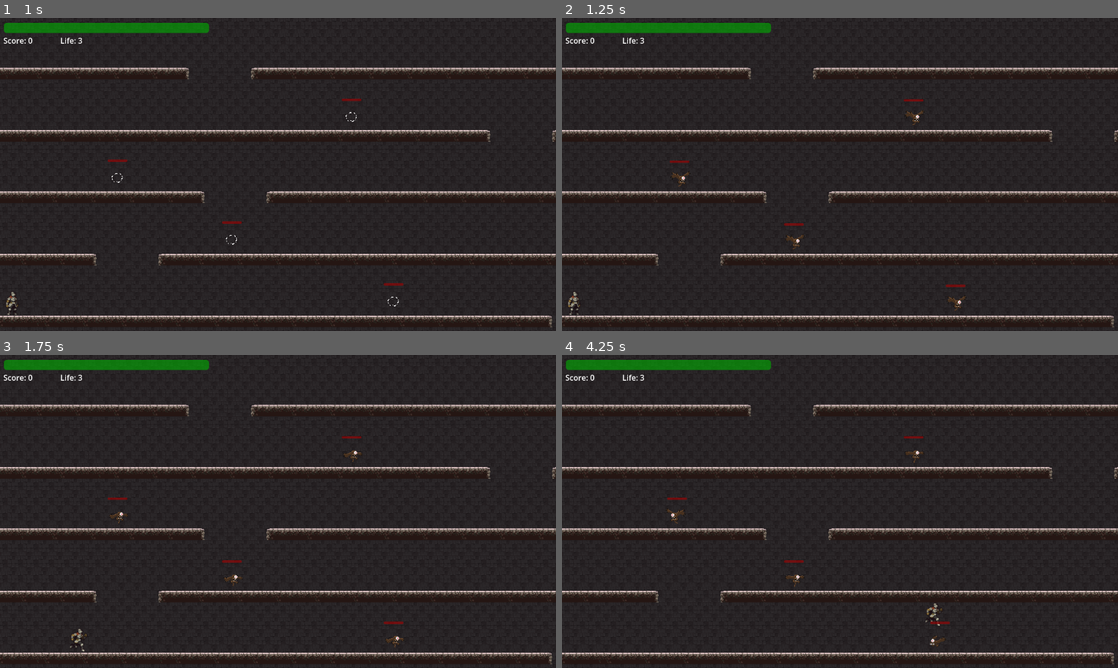
Above: before the commit, frames 1-4 (two rows, left to right).
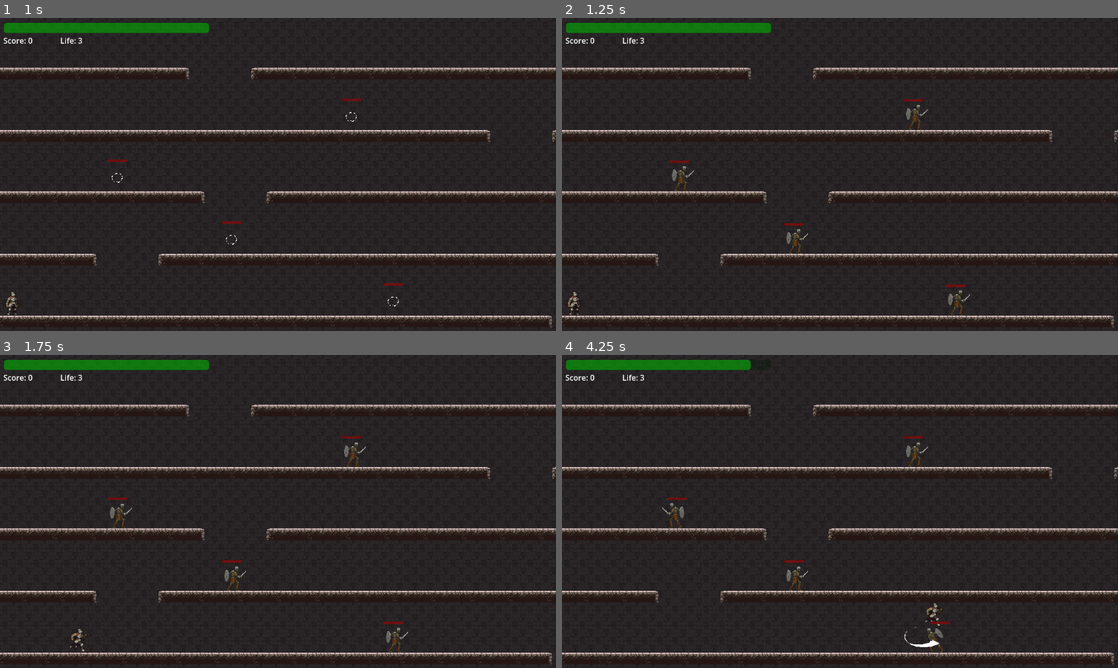
Above: after the commit, the same moments.

Repository: pengpa0012/godot-2d-jump-platformer
Game: Godot game, scene res://scene/start_screen.tscn
Two runs of this game, one before a commit and one after it. Both use one fixed random seed, a clock stepped at 60 frames per second and the inputs below.
Inputs:
- Up to frame 1 (1 s): click "Start Game" at 0.5 s
- Up to frame 2 (1.25 s): no input
- Up to frame 3 (1.75 s): tap Enter (ui_accept) at 1.25, 1.52 s; hold Right (ui_right) from 1.28 s (still down); tap K (attack) at 1.35 s
- Up to frame 4 (4.25 s): tap Ctrl (crouch) at 2.1 s; tap Enter (ui_accept) at 2.27, 3.77 s; release Right (ui_right) at 2.78 s; hold Left (ui_left) 2.78-3.53 s; hold L (roll) 2.78-3.53 s; hold Right (ui_right) from 3.53 s (still down); tap E (shield) at 3.6 s

Frame 1 is identical in both runs. In frame 2, 0.4% of the frame differs, in the area x 19-74%, y 27-95%; in frame 3, 0.4%; in frame 4, 0.6%, in the area x 18-69%, y 1-95%.

Commit message:
adjust player attack collision

Diff:
--- a/scene/enemy_bat.tscn
+++ b/scene/enemy_bat.tscn
@@ -287,6 +287,5 @@
 sprite_frames = SubResource("SpriteFrames_dp7vj")
 animation = &"Attack"
 frame = 7
-frame_progress = 1.0
 
 [connection signal="animation_finished" from="." to="." method="_on_animation_finished"]
--- a/scene/enemy_goblin.tscn
+++ b/scene/enemy_goblin.tscn
@@ -258,7 +258,8 @@
 [node name="AnimatedSprite2D" type="AnimatedSprite2D"]
 use_parent_material = true
 sprite_frames = SubResource("SpriteFrames_dp7vj")
-animation = &"Walk"
-frame_progress = 0.812918
+animation = &"Attack"
+frame = 7
+frame_progress = 1.0
 
 [connection signal="animation_finished" from="." to="." method="_on_animation_finished"]
--- a/scene/enemy_mushroom.tscn
+++ b/scene/enemy_mushroom.tscn
@@ -255,5 +255,6 @@
 use_parent_material = true
 sprite_frames = SubResource("SpriteFrames_dp7vj")
 animation = &"Attack"
+frame = 7
 
 [connection signal="animation_finished" from="." to="." method="_on_animation_finished"]
--- a/scene/enemy_skeleton.tscn
+++ b/scene/enemy_skeleton.tscn
@@ -230,7 +230,6 @@
 [node name="AnimatedSprite2D" type="AnimatedSprite2D"]
 use_parent_material = true
 sprite_frames = SubResource("SpriteFrames_dp7vj")
-animation = &"Walk"
-frame_progress = 0.412776
+animation = &"Attack"
 
 [connection signal="animation_finished" from="." to="." method="_on_animation_finished"]
--- a/scene/player.tscn
+++ b/scene/player.tscn
@@ -597,7 +597,8 @@
 position = Vector2(0, -23)
 scale = Vector2(1.2875, 1.2875)
 sprite_frames = SubResource("SpriteFrames_qkt30")
-animation = &"Hurt"
+animation = &"Attack"
+frame = 3
 
 [node name="CollisionShape2D" type="CollisionShape2D" parent="."]
 position = Vector2(0, 4)
--- a/script/enemy.gd
+++ b/script/enemy.gd
@@ -25,7 +25,7 @@
 var enemySprite = null
 
 func _init():
-	var levelOneEnemy = preload("res://scene/enemy_bat.tscn")
+	var levelOneEnemy = preload("res://scene/enemy_skeleton.tscn")
 	enemySprite = levelOneEnemy.instantiate()
 	self.add_child(enemySprite)
 
@@ -76,11 +76,11 @@
 			elif enableAttack:
 				SPEED = 5
 				$AnimatedSprite2D.play("Attack")
-				sword.disabled = false
 
-#				if $AnimatedSprite2D.frame == 4 || $AnimatedSprite2D.frame == 8:
-#				else:
-#					sword.disabled = true
+				if $AnimatedSprite2D.frame == 6 || $AnimatedSprite2D.frame == 7:
+					sword.disabled = false
+				else:
+					sword.disabled = true
 
 			else:
 				$AnimatedSprite2D.play("Walk")
--- a/script/player.gd
+++ b/script/player.gd
@@ -90,8 +90,10 @@
 					moveTo = 302
 			elif is_on_floor():
 				if isCrouchAttack:
+					adjust_sword_collision()
 					animatedSprite.play("Crouch_Attack")
 				elif isAttacking:
+					adjust_sword_collision()
 					for body in sword.get_overlapping_areas():
 						if "sword" in body.name:
 							parryAudio.play()
@@ -205,3 +207,9 @@
 
 func _on_timer_timeout():
 	canShield = true
+
+func adjust_sword_collision():
+	if animatedSprite.frame == 2:
+		swordAttack.disabled = false
+	else:
+		swordAttack.disabled = true
